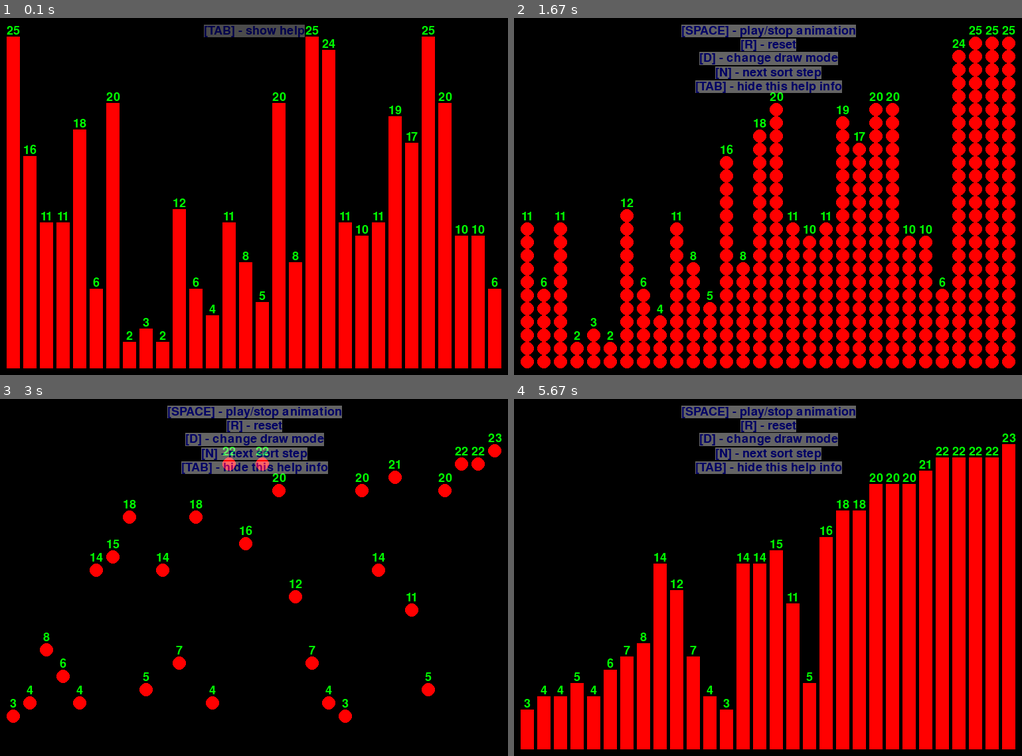
Above: before the commit, frames 1-4 (two rows, left to right).
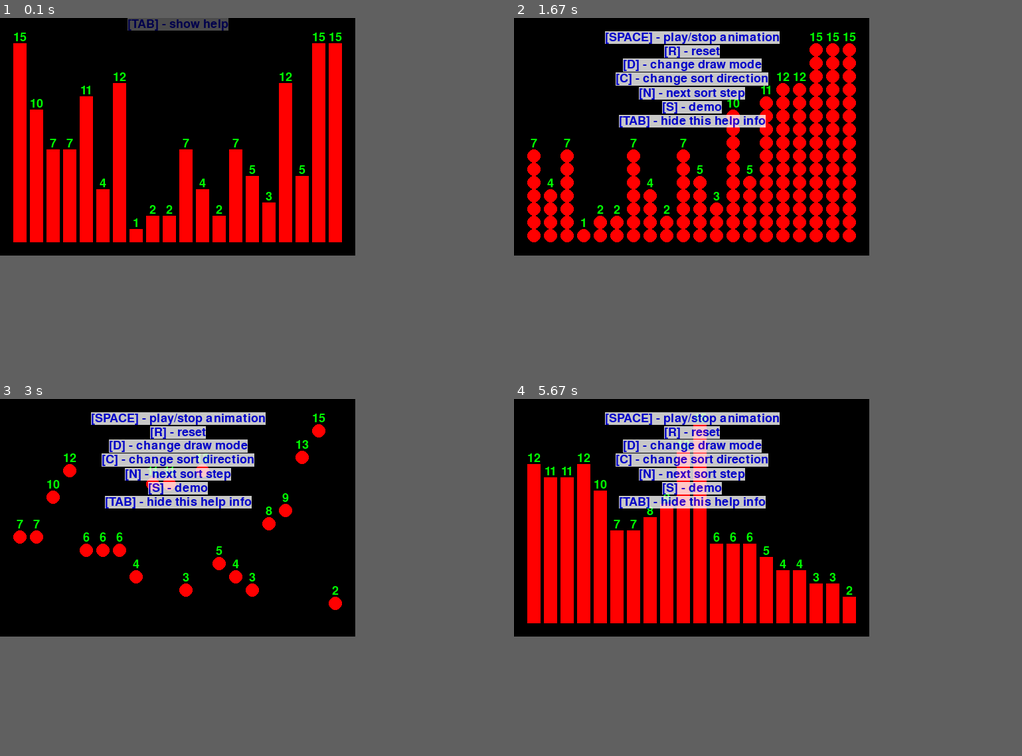
Above: after the commit, the same moments.

Repository: GitVladlen/pygamesortview
Game: pygame game, started from main.py
Same seed, same stepped clock (60 frames per second), same inputs: the game is played once before the commit and once after it.
Inputs:
- Up to frame 1 (0.1 s): no input
- Up to frame 2 (1.67 s): hold N 0.33-0.8 s; hold D 0.33-0.8 s; hold Tab 0.83-1.3 s; hold D 0.83-1.3 s; tap Space at 0.9, 1.2, 1.4 s; hold R from 1.33 s (still down); hold D from 1.33 s (still down)
- Up to frame 3 (3 s): tap Space at 1.7, 1.9, 2.2, 2.4, 2.7, 2.9 s; release R at 1.8 s; release D at 1.8 s; hold C 1.83-2.3 s; hold D 1.83-2.3 s; hold D 2.33-2.8 s; hold D from 2.83 s (still down)
- Up to frame 4 (5.67 s): tap Space at 3.2, 3.4, 3.73, 4.03, 4.4, 4.8, 5.1, 5.3, 5.6 s; release D at 3.3 s; hold S 3.33-3.63 s; hold D 3.67-4.3 s; hold S 4.33-4.7 s; hold D 4.73-5.2 s; hold D from 5.23 s (still down)
In our replay, the window is 765x538 before the commit and 535x358 after it. These sizes can differ from the game's own. Grey fills any space a smaller window leaves; there, only what the larger window draws over its background counts as a difference.

The runs differ from the first frame. In frame 1, 42% of the frame differs, in the area x 0-100%, y 0-100%; in frame 2, 46%; in frame 3, 13%; in frame 4, 46%.

Commit message:
Add demo mode

Diff:
--- a/main.py
+++ b/main.py
@@ -2,8 +2,8 @@
 import random
 
 range_min = 1
-range_max = 25
-elem_count = 30
+range_max = 15
+elem_count = 20
 data_to_sort = []
 
 
@@ -40,7 +40,7 @@
 block_gap = 5
 block_offset = block_width + block_gap
 one_block_height = block_width
-border_offset = 10
+border_offset = 20
 
 screen_width = data_count * block_offset - block_gap + 2 * border_offset
 screen_height = one_block_height * max_value + 2 * border_offset + font_height
@@ -51,6 +51,8 @@
 is_pause = True
 is_sorted = False
 is_show_info = False
+is_demo_enabled = False
+is_sort_from_small_to_greater = True
 
 clock = pygame.time.Clock()
 pygame.time.set_timer(pygame.USEREVENT, 200)
@@ -163,13 +165,20 @@
         draw_text(surface, text_color, translate_pos(text_pos), x, font_values)
 
 
+def sort_need_swap(left, right):
+    if is_sort_from_small_to_greater:
+        return left > right
+    else:
+        return left < right
+
+
 def step():
     global is_sorted
     if is_sorted:
         return
     has_swap = False
     for i in range(len(data_to_sort) - 1):
-        if data_to_sort[i] > data_to_sort[i + 1]:
+        if sort_need_swap(data_to_sort[i], data_to_sort[i + 1]):
             temp = data_to_sort[i]
             data_to_sort[i] = data_to_sort[i+1]
             data_to_sort[i+1] = temp
@@ -197,16 +206,18 @@
             "[SPACE] - play/stop animation",
             "[R] - reset",
             "[D] - change draw mode",
+            "[C] - change sort direction",
             "[N] - next sort step",
-            "[TAB] - hide this help info"
+            "[S] - demo",
+            "[TAB] - hide this help info",
         ]
         for n, text_value in enumerate(info):
             pos = (screen_width / 2,
                    screen_height - border_offset - font_info.get_height() / 2 - (font_info.get_height() + 3) * n)
-            draw_text(surface, (0, 0, 255), translate_pos(pos), text_value, font_info, (255, 255, 255), 100)
+            draw_text(surface, (0, 0, 255), translate_pos(pos), text_value, font_info, (255, 255, 255), 200)
     else:
         pos = (screen_width / 2,
-               screen_height - border_offset - font_info.get_height() / 2)
+               screen_height - font_info.get_height() / 2)
         draw_text(surface, (0, 0, 255), translate_pos(pos), "[TAB] - show help", font_info, (255, 255, 255), 75)
 
 
@@ -215,7 +226,18 @@
         return
 
     pos = (screen_width / 2, block_offset + font_sorted.get_height())
-    draw_text(surface, (255, 0, 0), translate_pos(pos), "SORTED", font_sorted, (255, 255, 255), 127)
+    draw_text(surface, (255, 0, 0), translate_pos(pos), "SORTED", font_sorted, (255, 255, 255), 200)
+
+
+def set_random_draw_mode():
+    for _ in range(random.randint(0, len(draw_modes))):
+        next_draw_mode()
+
+
+def set_random_sort_direction():
+    global is_sort_from_small_to_greater
+    for _ in range(random.randint(0, 20)):
+        is_sort_from_small_to_greater = not is_sort_from_small_to_greater
 
 
 reset()
@@ -225,19 +247,25 @@
     for event in pygame.event.get():
         if event.type == pygame.QUIT:
             running = False
-        if event.type == pygame.USEREVENT:
+        elif event.type == pygame.USEREVENT:
             update()
-        if event.type == pygame.KEYUP:
+        elif event.type == pygame.KEYUP:
             if event.key == pygame.K_r:
                 reset()
-            if event.key == pygame.K_n:
+            elif event.key == pygame.K_n:
                 step()
-            if event.key == pygame.K_SPACE:
+            elif event.key == pygame.K_s:
+                is_demo_enabled = not is_demo_enabled
+                is_pause = not is_demo_enabled
+            elif event.key == pygame.K_c:
+                is_sort_from_small_to_greater = not is_sort_from_small_to_greater
+            elif event.key == pygame.K_SPACE:
                 is_pause = not is_pause
-            if event.key == pygame.K_d:
+            elif event.key == pygame.K_d:
                 next_draw_mode()
-            if event.key == pygame.K_TAB:
+            elif event.key == pygame.K_TAB:
                 is_show_info = not is_show_info
+
 
     # draw black background
     screen.fill((0, 0, 0))
@@ -247,6 +275,12 @@
     draw_info_text(screen)
     draw_sorted_text(screen)
 
+    if is_demo_enabled:
+        if is_sorted is True:
+            set_random_draw_mode()
+            set_random_sort_direction()
+            reset()
+
     pygame.display.flip()
     clock.tick(60)
 
